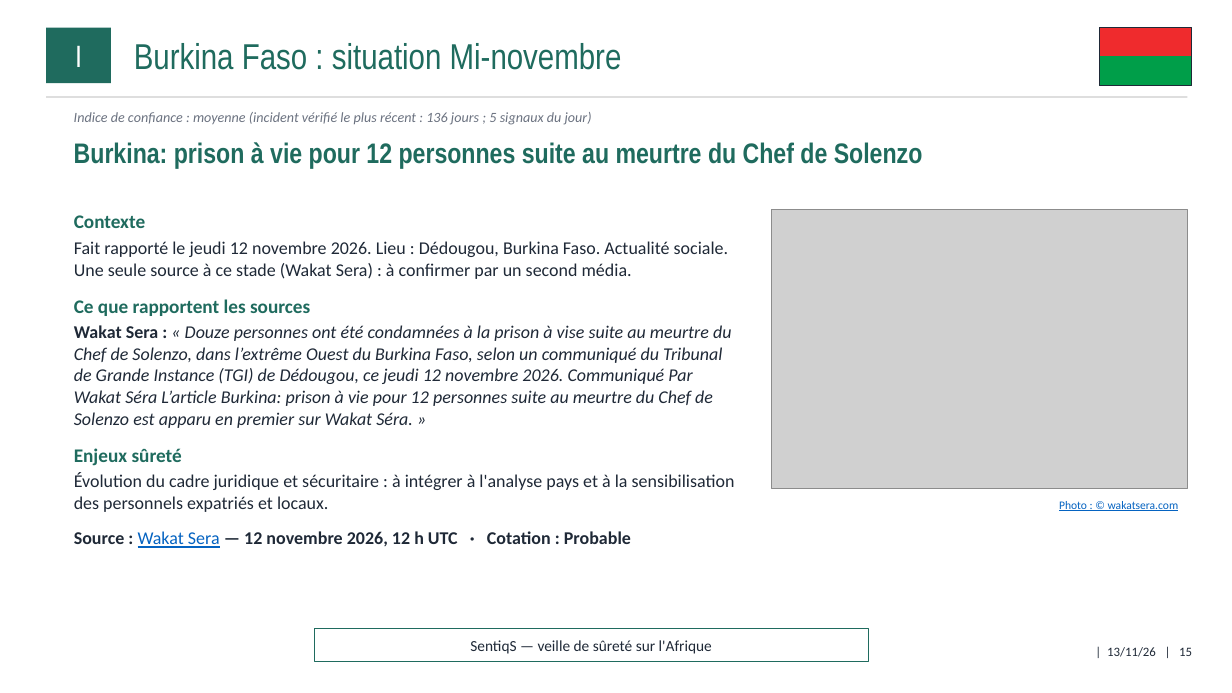
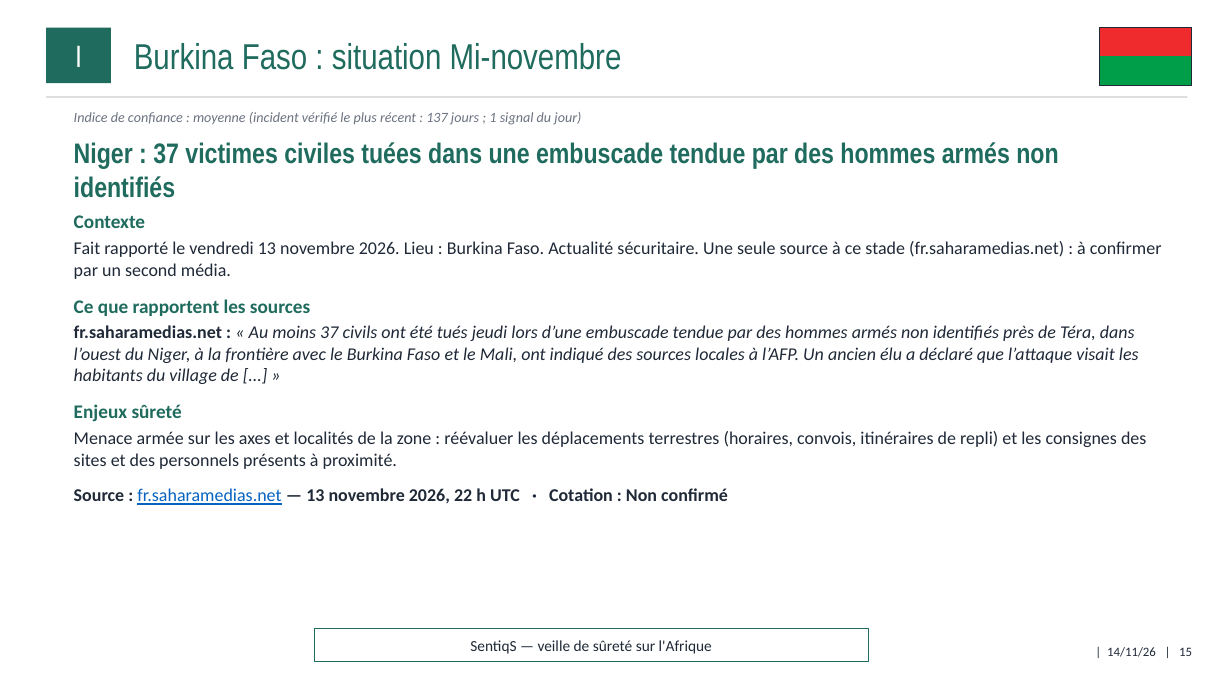
Before and after one commit to ytl1-ops/SentiqS, a slide deck: slide 15 of web/rapports/mensuel/2026-11.pptx. Drawn at 1232x693 pixels with LibreOffice and Linux fonts; fonts in the diff are those of the drawing; grey boxes stand for pictures. Boxes give left, top, right and bottom in pixels: in the first picture for what was removed or moved away, otherwise in the second. Text is boxed around its words. In the diff, an @@ line names an element or a change of style, - is before the commit and + after.

```diff
--- a/web/rapports/mensuel/2026-11.pptx
+++ b/web/rapports/mensuel/2026-11.pptx
@@ text at (74, 112, 581, 125): text changed @@
-Indice de confiance : moyenne (incident vérifié le plus récent : 136 jours ; 5 signaux du jour)
+Indice de confiance : moyenne (incident vérifié le plus récent : 137 jours ; 1 signal du jour)
@@ text at (74, 142, 1058, 198): text changed @@
-Burkina: prison à vie pour 12 personnes suite au meurtre du Chef de Solenzo
+Niger : 37 victimes civiles tuées dans une embuscade tendue par des hommes armés non identifiés
@@ picture removed at (772, 210, 1188, 489) @@
@@ text at (74, 241, 1162, 279): text changed @@
-Fait rapporté le jeudi 12 novembre 2026. Lieu : Dédougou, Burkina Faso. Actualité sociale. Une seule source à ce stade (Wakat Sera) : à confirmer par un second média.
+Fait rapporté le vendredi 13 novembre 2026. Lieu : Burkina Faso. Actualité sécuritaire. Une seule source à ce stade (fr.saharamedias.net) : à confirmer par un second média.
@@ text at (74, 325, 1139, 384): text changed @@
-Wakat Sera : « Douze personnes ont été condamnées à la prison à vise suite au meurtre du Chef de Solenzo, dans l’extrême Ouest du Burkina Faso, selon un communiqué du Tribunal de Grande Instance (TGI) de Dédougou, ce jeudi 12 novembre 2026. Communiqué Par Wakat Séra L’article Burkina: prison à vie pour 12 personnes suite au meurtre du Chef de Solenzo est apparu en premier sur Wakat Séra. »
+fr.saharamedias.net : « Au moins 37 civils ont été tués jeudi lors d’une embuscade tendue par des hommes armés non identifiés près de Téra, dans l’ouest du Niger, à la frontière avec le Burkina Faso et le Mali, ont indiqué des sources locales à l’AFP. Un ancien élu a déclaré que l’attaque visait les habitants du village de [...] »
@@ text at (74, 431, 1146, 505): text changed @@
-Évolution du cadre juridique et sécuritaire : à intégrer à l'analyse pays et à la sensibilisation des personnels expatriés et locaux.
-Source : Wakat Sera — 12 novembre 2026, 12 h UTC · Cotation : Probable
+Menace armée sur les axes et localités de la zone : réévaluer les déplacements terrestres (horaires, convois, itinéraires de repli) et les consignes des sites et des personnels présents à proximité.
+Source : fr.saharamedias.net — 13 novembre 2026, 22 h UTC · Cotation : Non confirmé
@@ text removed at (1059, 501, 1179, 511) @@
-Photo : © wakatsera.com
@@ text at (1107, 647, 1192, 657): text changed @@
-| 13/11/26 | 15
+| 14/11/26 | 15
```
Also in this commit, not shown: 41 other slides changed, 11 other files.
